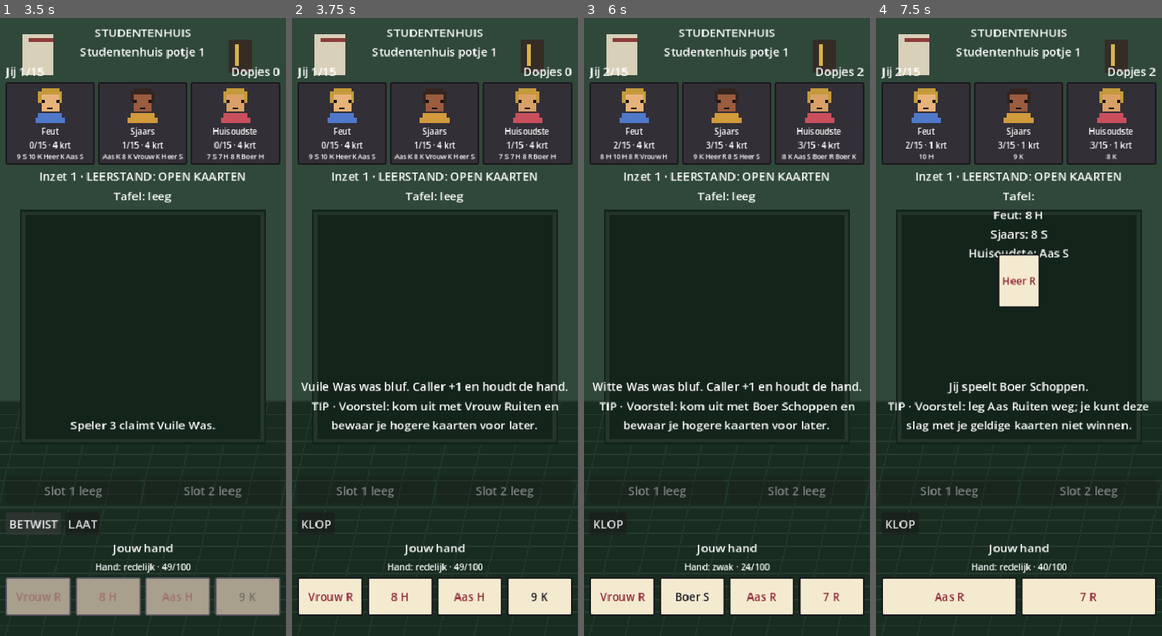
Above: before the commit, frames 1-4 (left to right).
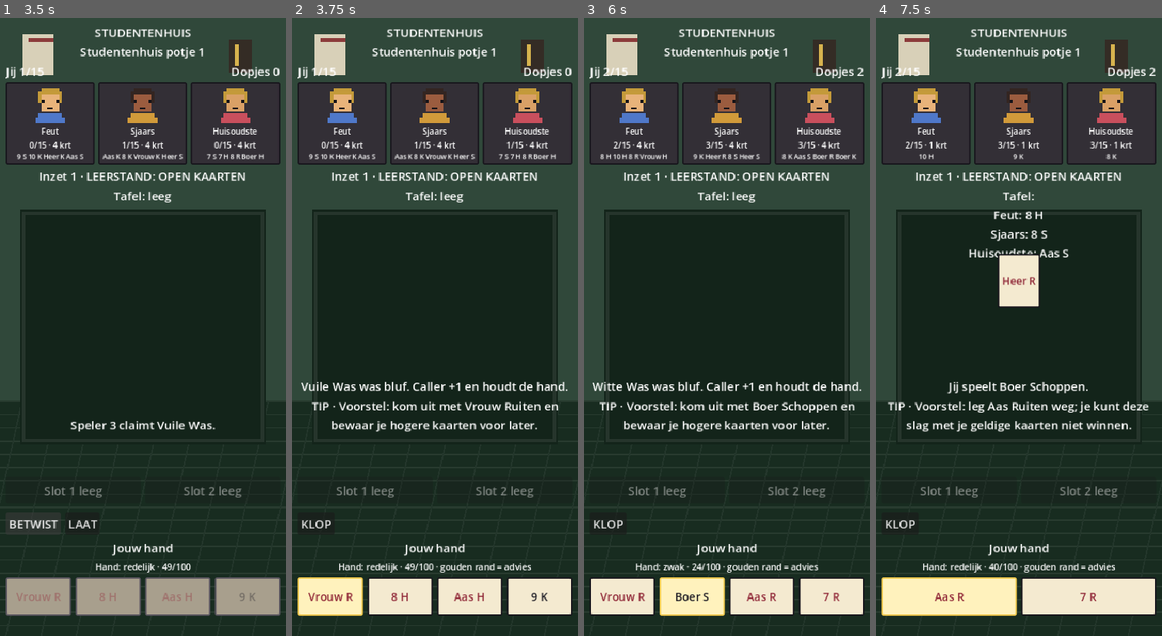
Above: after the commit, the same moments.

Repository: arnaudhfst33/toepnacht
Game: Godot game, scene res://scenes/menu.tscn
Same seed, same stepped clock (60 frames per second), same inputs: the game is played once before the commit and once after it.
Inputs:
- Up to frame 1 (3.5 s): click "SPELEN" at 0.5 s; click "Studentenhuis" at 1.25 s; click "VUILE WAS" at 2 s; click "BETWIST" at 2.75 s
- Up to frame 2 (3.75 s): click "LAAT" at 3.5 s
- Up to frame 3 (6 s): click "KLOP" at 4.25 s; click "Volgende ronde" at 5 s; click "WITTE WAS" at 5.75 s
- Up to frame 4 (7.5 s): click "Vrouw R" at 6.5 s; click "Boer S" at 7.25 s

Frame 1 is identical in both runs. In frame 2, 0.7% of the frame differs, in the area x 1-84%, y 88-97%; in frame 3, 0.7%; in frame 4, 0.8%.

Commit message:
Highlight the recommended mobile card

Diff:
--- a/scripts/ui/card_advisor.gd
+++ b/scripts/ui/card_advisor.gd
@@ -83,6 +83,18 @@
 	)
 
 
+static func recommended_card(
+	game: ToepenGame,
+	player_id: int = ToepenGame.HUMAN_PLAYER_ID,
+) -> Card:
+	if game.state != ToepenGame.State.NORMAL_PLAY or game.current_actor_id != player_id:
+		return null
+	var legal := game.legal_cards(player_id)
+	if legal.is_empty():
+		return null
+	return _suggest_card(game, legal, game.tricks_completed == 3)
+
+
 static func knock_tip(game: ToepenGame, player_id: int = ToepenGame.HUMAN_PLAYER_ID) -> String:
 	var hand := game.players[player_id].hand
 	var score := hand_score(hand)
--- a/scripts/ui/table_ui.gd
+++ b/scripts/ui/table_ui.gd
@@ -275,6 +275,8 @@
 	tip_label.text = "TIP · %s" % session.tip_text
 	tip_label.visible = _tips_enabled() and session.tip_text != ""
 	hand_strength_label.text = CardAdvisor.hand_summary(game.players[0].hand)
+	if CardAdvisor.recommended_card(game) != null and _tips_enabled():
+		hand_strength_label.text += " · gouden rand = advies"
 	hand_strength_label.visible = _tips_enabled()
 	armoede_label.text = _armoede_line(game)
 	_rebuild_power_slots()
@@ -393,11 +395,14 @@
 	var human := game.players[0]
 	var legal := game.legal_cards(0)
 	var human_turn := game.state == ToepenGame.State.NORMAL_PLAY and game.current_actor_id == 0
+	var recommended := CardAdvisor.recommended_card(game) if _tips_enabled() else null
 	for card in human.hand:
 		var button := Button.new()
 		button.text = UiLayout.compact_card(card)
 		UiLayout.fit_button(button)
 		UiLayout.style_card_button(button, card.suit == Card.Suit.HEARTS or card.suit == Card.Suit.DIAMONDS)
+		if recommended != null and recommended.equals(card):
+			UiLayout.highlight_card_button(button)
 		button.custom_minimum_size = Vector2(0, 52)
 		var is_legal := false
 		for legal_card in legal:
@@ -408,6 +413,8 @@
 		if session.power_mode == "ruilen" or session.power_mode == "huis_discard":
 			button.disabled = false
 		var card_tip := CardAdvisor.card_tooltip(card, is_legal)
+		if recommended != null and recommended.equals(card):
+			card_tip = "Aanbevolen. " + card_tip
 		button.tooltip_text = card_tip
 		button.mouse_entered.connect(func() -> void:
 			if _tips_enabled():
--- a/scripts/ui/ui_layout.gd
+++ b/scripts/ui/ui_layout.gd
@@ -118,3 +118,9 @@
 	button.add_theme_stylebox_override("hover", pixel_panel(Color("fff4cc"), Color("e7bd4c")))
 	button.add_theme_stylebox_override("pressed", pixel_panel(Color("dfd1b2"), Color("e7bd4c")))
 	button.add_theme_stylebox_override("disabled", pixel_panel(Color("a89f8d"), Color("5b5660")))
+
+
+static func highlight_card_button(button: Button) -> void:
+	button.add_theme_stylebox_override("normal", pixel_panel(Color("fff2bd"), Color("f2c94c")))
+	button.add_theme_stylebox_override("hover", pixel_panel(Color("fff7d6"), Color("ffe072")))
+	button.add_theme_stylebox_override("pressed", pixel_panel(Color("e7d49a"), Color("f2c94c")))
--- a/tests/advisor_tests.gd
+++ b/tests/advisor_tests.gd
@@ -11,6 +11,7 @@
 	_test_hand_strength_is_explainable()
 	_test_card_tooltip_explains_legality()
 	_test_final_trick_advice()
+	_test_recommended_card_is_legal()
 	_test_studentenhuis_cast()
 	_test_first_campaign_pot_can_use_open_cards()
 	print("")
@@ -62,6 +63,19 @@
 	var tip := CardAdvisor.turn_tip(game)
 	_expect(tip.contains("Laatste slag"), "advisor names the decisive fourth trick")
 	_expect(tip.contains("Harten"), "advisor names a concrete legal card")
+
+
+func _test_recommended_card_is_legal() -> void:
+	var game := ToepenGame.new()
+	game.setup_controlled_round(_hands(), 0)
+	var recommendation := CardAdvisor.recommended_card(game)
+	_expect(recommendation != null, "advisor recommends a card on the human turn")
+	var legal := game.legal_cards(0)
+	var is_legal := false
+	for card in legal:
+		if card.equals(recommendation):
+			is_legal = true
+	_expect(is_legal, "recommended card obeys follow-suit rules")
 
 
 func _test_studentenhuis_cast() -> void:
